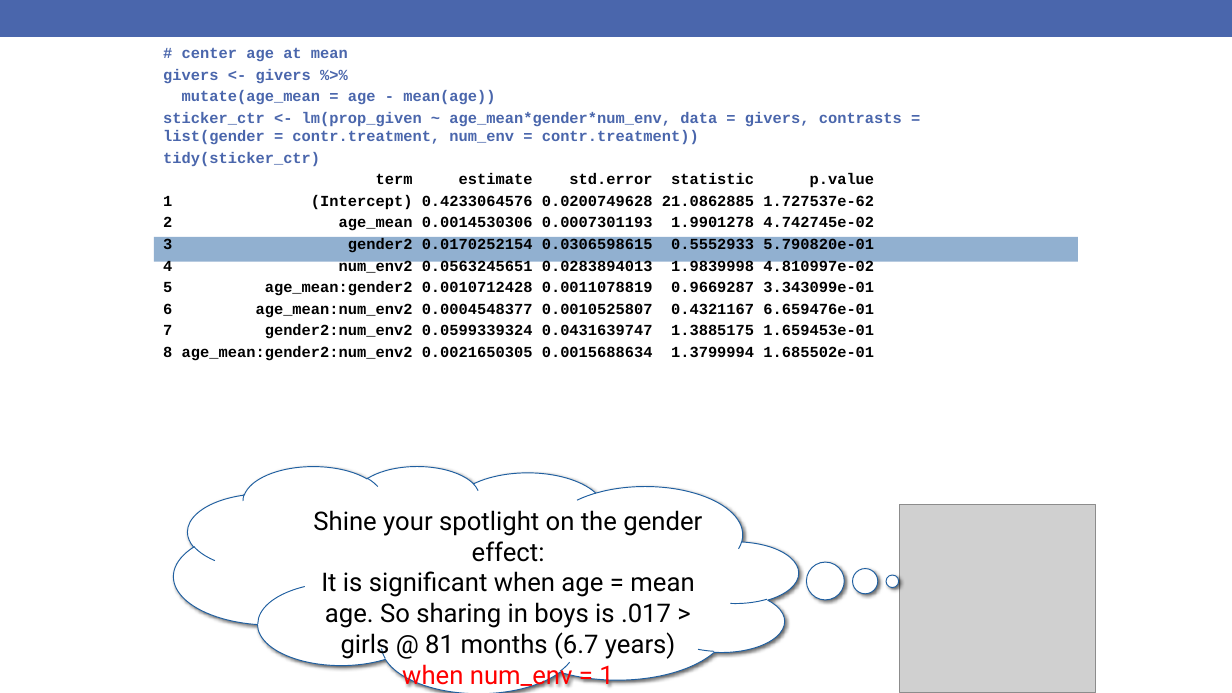
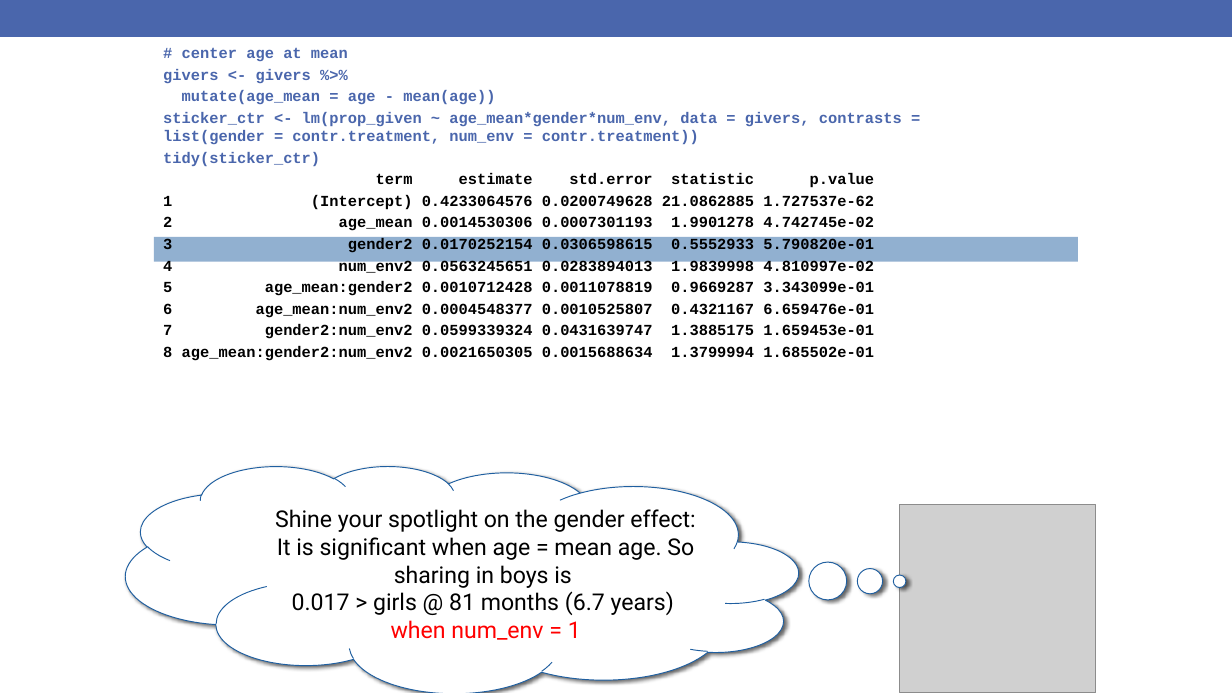
Before and after one commit to rebeccal/ohsu-math630, a slide deck: slide 54 of slides/16-twoway.pptx (slide 55 before the commit). Drawn at 1232x693 pixels with LibreOffice and Linux fonts; fonts in the diff are those of the drawing; grey boxes stand for pictures. Boxes give left, top, right and bottom in pixels: in the first picture for what was removed or moved away, otherwise in the second. Text is boxed around its words. In the diff, an @@ line names an element or a change of style, - is before the commit and + after.

```diff
--- a/slides/16-twoway.pptx
+++ b/slides/16-twoway.pptx
@@ thought cloud "Shine your spotlight on the ...": place and size @@
-thought cloud "Shine your spotlight on the ..." at <box>174,466,799,693</box>
+thought cloud "Shine your spotlight on the ..." at <box>126,466,799,693</box>
@@ text in thought cloud at <box>275,509,695,532</box>: size 20 to 18 pt in "Shine your spotlight on the gender effect:" @@
@@ text in thought cloud at <box>277,537,694,640</box>: text changed; size 20 to 18 pt @@
-It is significant when age = mean age. So sharing in boys is .017 > girls @ 81 months (6.7 years) when num_env = 1
+It is significant when age = mean age. So sharing in boys is
+0.017 > girls @ 81 months (6.7 years)
+when num_env = 1
```
Also in this commit, not shown: 30 other slides changed, 1 slide removed, 19 other files.
